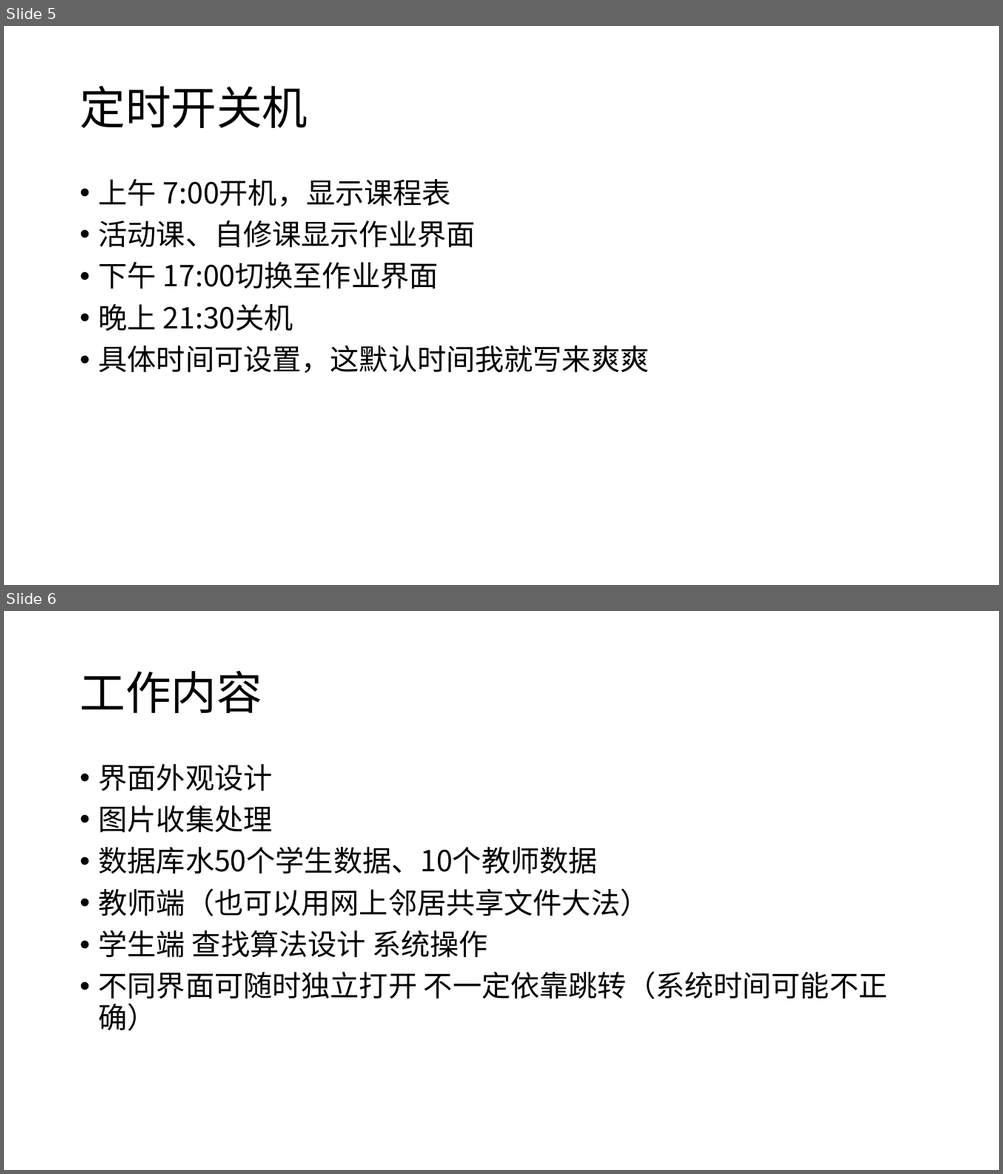
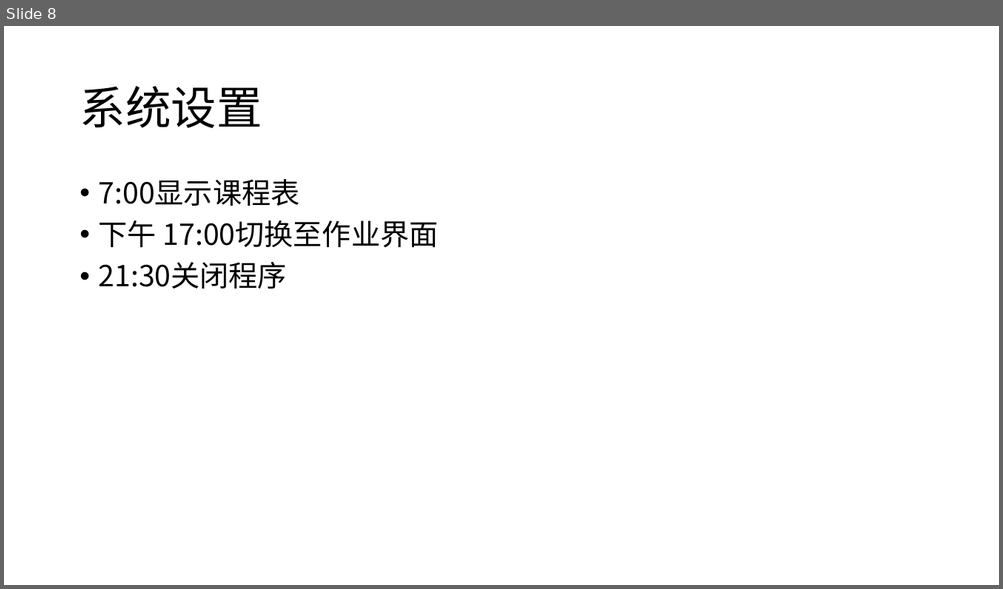
Before and after one commit to ALongTail/Class-Managing-System, a slide deck: 大作业/中小学班级管理系统.pptx. Shown one above the other, each under a label of ours: slides 5 and 6 before the commit, slide 8 after it. The pictures are 1003x1174 and 1003x589 pixels, drawn with LibreOffice and Linux fonts; fonts in the diff are those of the drawing; background and template pictures are left out. Boxes give left, top, right and bottom in pixels: in the first picture for what was removed or moved away, otherwise in the second. Text is boxed around its words. In the diff, an @@ line names an element or a change of style, - is before the commit and + after.

```diff
--- a/大作业/中小学班级管理系统.pptx
+++ b/大作业/中小学班级管理系统.pptx
@@ slide 6 removed at box(4, 611, 999, 1170), background #FFFFFF @@
@@ title removed at box(79, 671, 262, 713) @@
-工作内容
@@ text removed at box(99, 764, 887, 1031) @@
-• 界面外观设计
-• 图片收集处理
-• 数据库水50个学生数据、10个教师数据
-• 教师端（也可以用网上邻居共享文件大法）
-• 学生端 查找算法设计 系统操作
-• 不同界面可随时独立打开 不一定依靠跳转（系统时间可能不正确）
@@ what was slide 5 is now slide 8 @@
@@ slide 8 changed as well @@
@@ title at box(79, 86, 262, 128): text changed @@
-定时开关机
+系统设置
@@ text at box(99, 179, 300, 206): text changed @@
-• 上午 7:00开机，显示课程表
-• 活动课、自修课显示作业界面
+• 7:00显示课程表
@@ text at box(99, 262, 287, 289): text changed @@
-• 晚上 21:30关机
-• 具体时间可设置，这默认时间我就写来爽爽
+• 21:30关闭程序
```
Also in this commit, not shown: 2 other slides changed, 5 slides added, 2 other slides removed, 4 other files.
